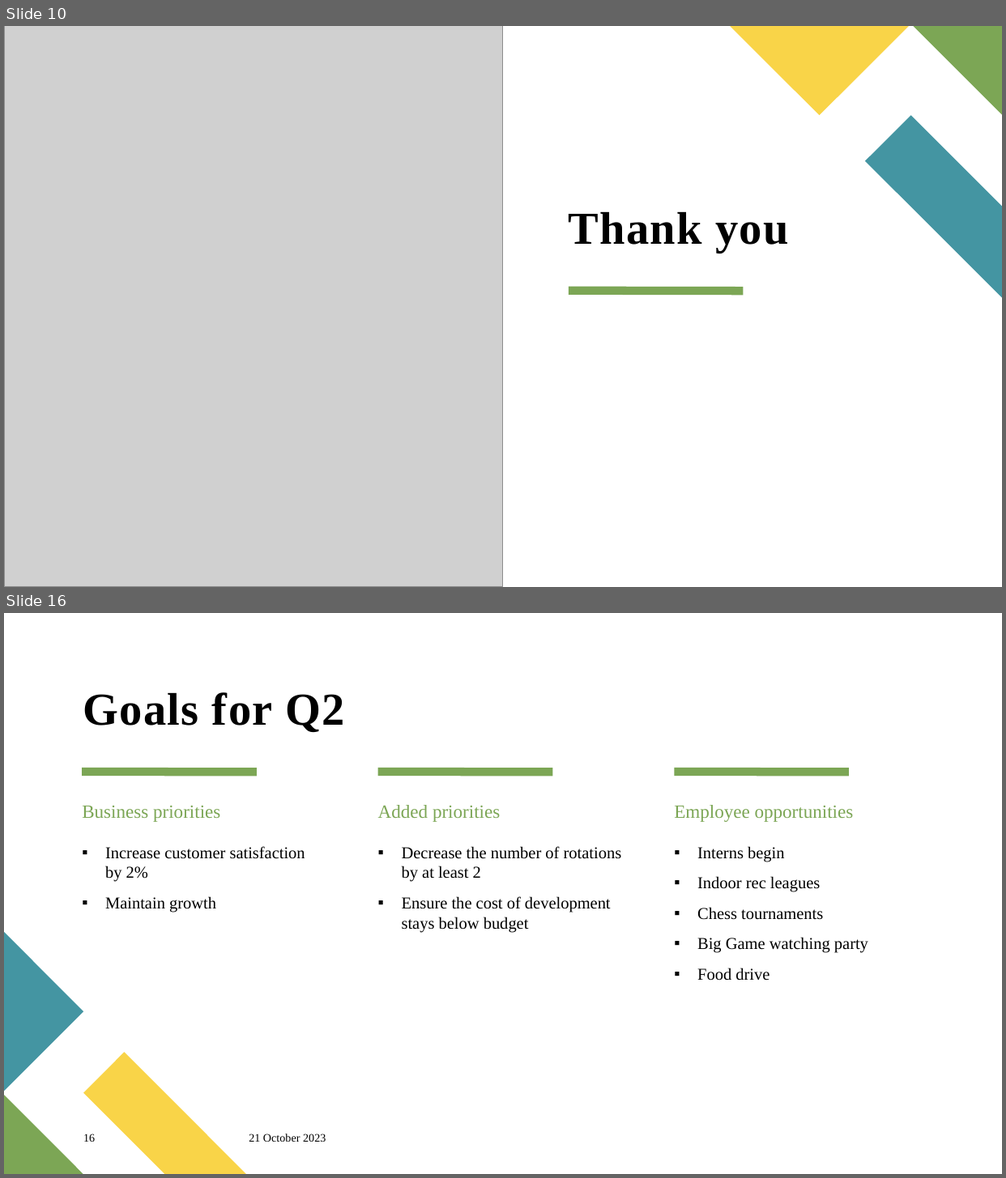
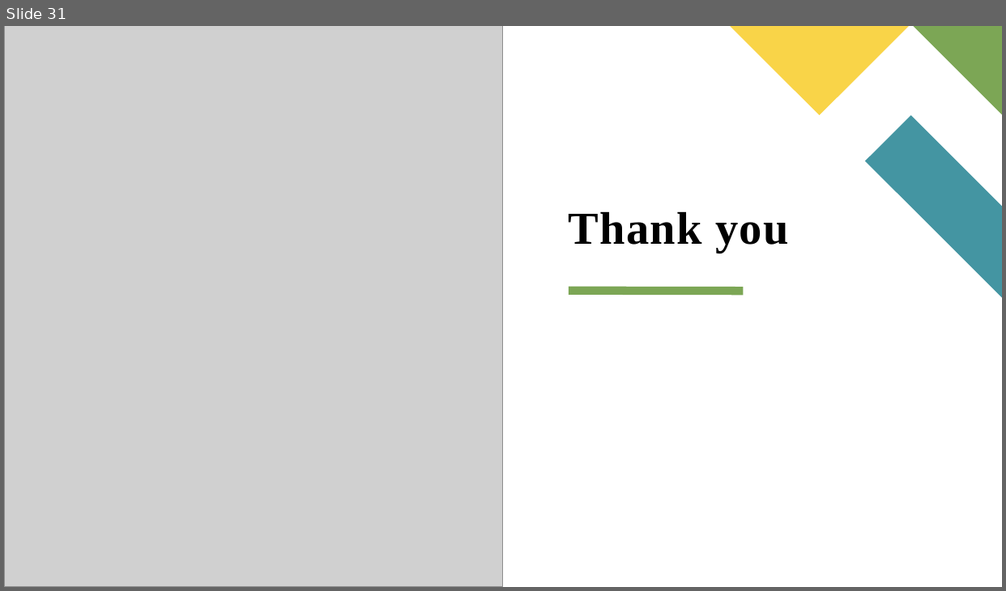
Before and after one commit to preethyannthomas/MiniProject_2024, a slide deck: Documents/Seminar.pptx. Shown one above the other, each under a label of ours: slides 10 and 16 before the commit, slide 31 after it; the slides between them are not shown. The pictures are 1006x1178 and 1006x591 pixels, drawn with LibreOffice and Linux fonts; fonts in the diff are those of the drawing; grey boxes stand for pictures. Boxes give left, top, right and bottom in pixels: in the first picture for what was removed or moved away, otherwise in the second. Text is boxed around its words. In the diff, an @@ line names an element or a change of style, - is before the commit and + after.

```diff
--- a/Documents/Seminar.pptx
+++ b/Documents/Seminar.pptx
@@ slide 16 removed at [4, 613, 1002, 1174], background #FFFFFF @@
@@ title removed at [83, 692, 344, 732] @@
-Goals for Q2
@@ line removed from (82, 772) to (257, 772) @@
@@ line removed from (378, 772) to (552, 772) @@
@@ line removed from (674, 772) to (849, 772) @@
@@ text removed at [82, 806, 220, 822] @@
-Business priorities
@@ text removed at [378, 805, 500, 822] @@
-Added priorities
@@ text removed at [674, 805, 854, 822] @@
-Employee opportunities
@@ text removed at [105, 846, 305, 913] @@
-▪ Increase customer satisfaction
-  by 2%
-▪ Maintain growth
@@ text removed at [402, 846, 622, 933] @@
-▪ Decrease the number of rotations
-  by at least 2
-▪ Ensure the cost of development stays below budget
@@ text removed at [697, 846, 868, 981] @@
-▪ Interns begin
-▪ Indoor rec leagues
-▪ Chess tournaments
-▪ Big Game watching party
-▪ Food drive
@@ freeform shape removed at [4, 933, 83, 1092] @@
@@ freeform shape removed at [83, 1053, 246, 1174] @@
@@ freeform shape removed at [4, 1095, 83, 1174] @@
@@ page number removed at [83, 1134, 95, 1142] @@
-16
@@ text removed at [249, 1134, 326, 1142] @@
-21 October 2023
@@ what was slide 10 is now slide 31 @@
```
Also in this commit, not shown: 4 slides changed, 23 slides added, 7 other slides removed, 51 other files.
